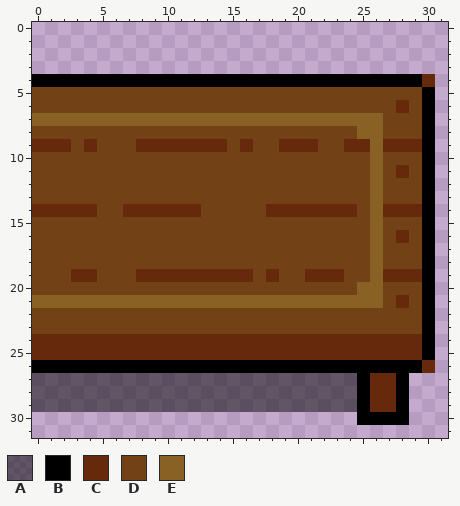
Pixel-art sprite: gfx/MShockXotto+/pngs_tiles_32x32/furniture/f_table/f_table_end_piece_w.png. This is how it looked before the edit.
The file is 32x32 pixels. Colours within 5 levels of each other are drawn and written as one.
Palette (. is transparent): A #00000080  B #000000  C #66290b  D #724116  E #896125
Pixels before, first column x 0:
 4 BBBBBBBBBBBBBBBBBBBBBBBBBBBBBBC
 5 DDDDDDDDDDDDDDDDDDDDDDDDDDDDDDB
 6 DDDDDDDDDDDDDDDDDDDDDDDDDDDDCDB
 7 EEEEEEEEEEEEEEEEEEEEEEEEEEEDDDB
 8 DDDDDDDDDDDDDDDDDDDDDDDDDEEDDDB
 9 CCCDCDDDCCCCCCCDCDDCCCDDCCECCCB
10 DDDDDDDDDDDDDDDDDDDDDDDDDDEDDDB
11 DDDDDDDDDDDDDDDDDDDDDDDDDDEDCDB
12 DDDDDDDDDDDDDDDDDDDDDDDDDDEDDDB
13 DDDDDDDDDDDDDDDDDDDDDDDDDDEDDDB
14 CCCCCDDCCCCCCDDDDDCCCCCCCDECCCB
15 DDDDDDDDDDDDDDDDDDDDDDDDDDEDDDB
16 DDDDDDDDDDDDDDDDDDDDDDDDDDEDCDB
17 DDDDDDDDDDDDDDDDDDDDDDDDDDEDDDB
18 DDDDDDDDDDDDDDDDDDDDDDDDDDEDDDB
19 DDDCCDDDCCCCCCCCCDCDDCCCDDECCCB
20 DDDDDDDDDDDDDDDDDDDDDDDDDEEDDDB
21 EEEEEEEEEEEEEEEEEEEEEEEEEEEDCDB
22 DDDDDDDDDDDDDDDDDDDDDDDDDDDDDDB
23 DDDDDDDDDDDDDDDDDDDDDDDDDDDDDDB
24 CCCCCCCCCCCCCCCCCCCCCCCCCCCCCCB
25 CCCCCCCCCCCCCCCCCCCCCCCCCCCCCCB
26 BBBBBBBBBBBBBBBBBBBBBBBBBBBBBBC
27 AAAAAAAAAAAAAAAAAAAAAAAAABCCB..
28 AAAAAAAAAAAAAAAAAAAAAAAAABCCB..
29 AAAAAAAAAAAAAAAAAAAAAAAAABCCB..
30 .........................BBBB..
The same view after the edit:
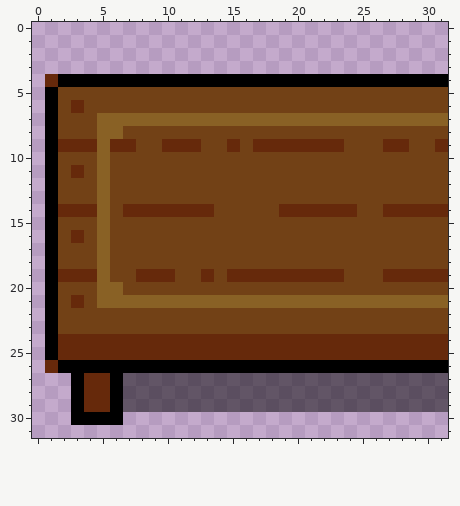
Changes in this commit:
y 4: x 0..1 BB -> .C; x 30..31 C. -> BB
y 5: x 0..1 DD -> .B; x 30..31 B. -> DD
y 6: x 0..1 DD -> .B; x 3 D -> C; x 28 C -> D; x 30..31 B. -> DD
y 7: x 0..4 EEEEE -> .BDDD; x 27..31 DDDB. -> EEEEE
y 8: x 0..1 DD -> .B; x 5..6 DD -> EE; x 25..26 EE -> DD; x 30..31 B. -> DD
y 9: x 0..1 CC -> .B; x 3 D -> C; x 5..9 DDDCC -> ECCDD; x 13..18 CCDCDD -> DDCDCC; x 22..26 DDCCE -> CCDDD; x 29..31 CB. -> DDC
y 10: x 0..1 DD -> .B; x 5 D -> E; x 26 E -> D; x 30..31 B. -> DD
y 11: x 0..1 DD -> .B; x 3 D -> C; x 5 D -> E; x 26 E -> D; x 28 C -> D; x 30..31 B. -> DD
y 12..13: x 0..1 DD -> .B; x 5 D -> E; x 26 E -> D; x 30..31 B. -> DD
y 14: x 0..1 CC -> .B; x 5 D -> E; x 13 D -> C; x 18 C -> D; x 26 E -> D; x 30..31 B. -> CC
y 15: x 0..1 DD -> .B; x 5 D -> E; x 26 E -> D; x 30..31 B. -> DD
y 16: x 0..1 DD -> .B; x 3 D -> C; x 5 D -> E; x 26 E -> D; x 28 C -> D; x 30..31 B. -> DD
y 17..18: x 0..1 DD -> .B; x 5 D -> E; x 26 E -> D; x 30..31 B. -> DD
y 19: x 0..2 DDD -> .BC; x 5 D -> E; x 11..12 CC -> DD; x 14 C -> D; x 17 D -> C; x 19..20 DD -> CC; x 26 E -> D; x 30..31 B. -> CC
y 20: x 0..1 DD -> .B; x 5..6 DD -> EE; x 25..26 EE -> DD; x 30..31 B. -> DD
y 21: x 0..4 EEEEE -> .BDCD; x 27..31 DCDB. -> EEEEE
y 22..23: x 0..1 DD -> .B; x 30..31 B. -> DD
y 24..25: x 0..1 CC -> .B; x 30..31 B. -> CC
y 26: x 0..1 BB -> .C; x 30..31 C. -> BB
y 27..29: x 0..6 AAAAAAA -> ...BCCB; x 25..31 BCCB... -> AAAAAAA
y 30: x 3..6 .... -> BBBB; x 25..28 BBBB -> ....
